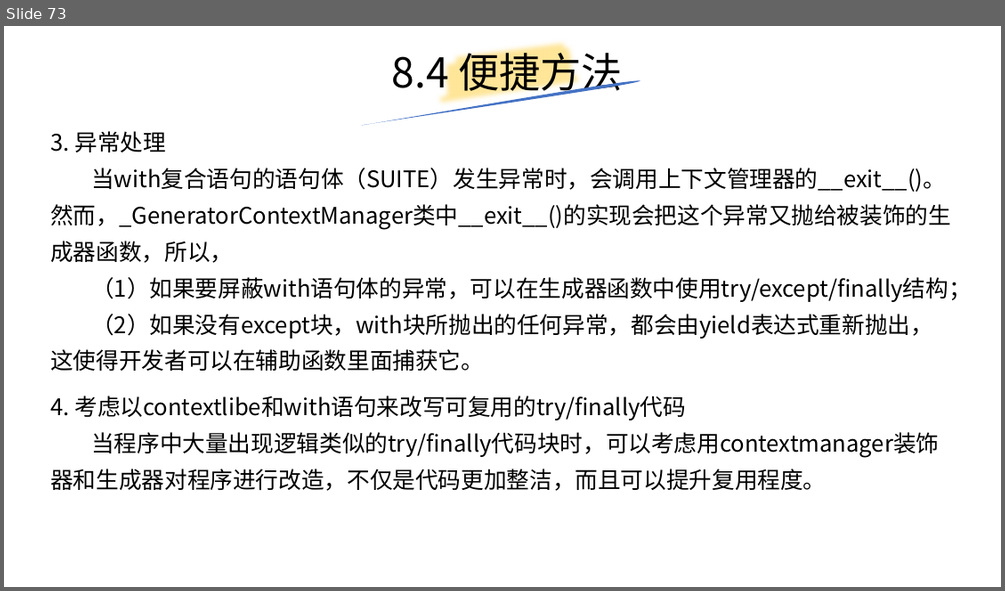
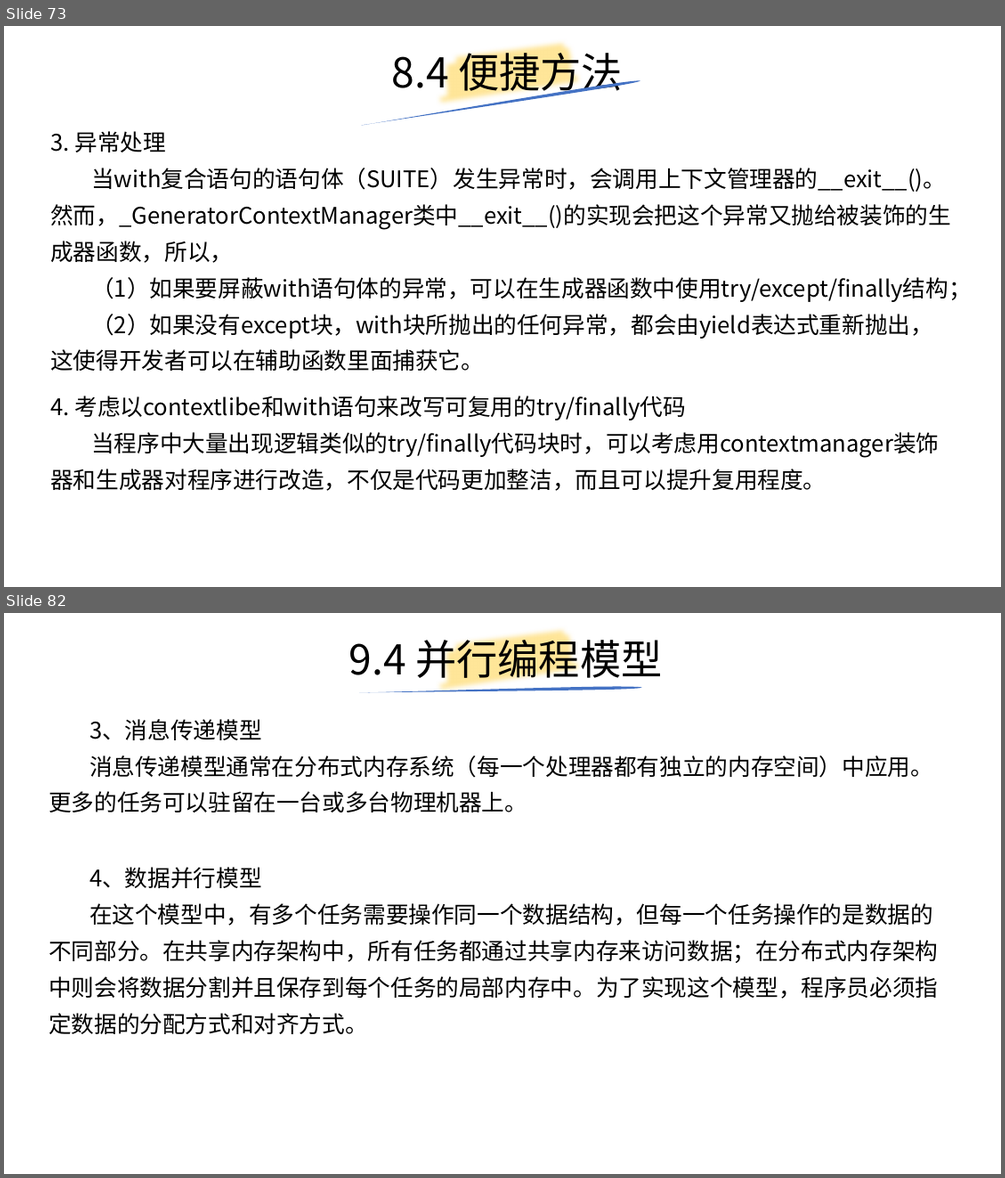
Before and after one commit to yiwenliu/CorePython, a slide deck: PPT/CorePython.pptx. Shown one above the other, each under a label of ours: slide 73 before the commit, slides 73 and 82 after it; the slides between them are not shown. The pictures are 1005x591 and 1005x1178 pixels, drawn with LibreOffice and Linux fonts; fonts in the diff are those of the drawing. Boxes give left, top, right and bottom in pixels: in the first picture for what was removed or moved away, otherwise in the second. Text is boxed around its words. In the diff, an @@ line names an element or a change of style, - is before the commit and + after.

```diff
--- a/PPT/CorePython.pptx
+++ b/PPT/CorePython.pptx
@@ slide 82 added at bbox=[4, 613, 1001, 1174], background #FFFFFF @@
@@ title added at bbox=[349, 633, 662, 685], 39.6 pt, text #000000 @@
+9.4 并行编程模型
@@ freeform shape added at bbox=[435, 613, 588, 712], outline #FFE699 16 pt @@
@@ freeform shape added at bbox=[359, 686, 642, 692], fill #4472C4 @@
@@ text added at bbox=[48, 719, 933, 812], 22 pt, text #000000 @@
+3、消息传递模型
+消息传递模型通常在分布式内存系统（每一个处理器都有独立的内存空间）中应用。更多的任务可以驻留在一台或多台物理机器上。
@@ text added at bbox=[48, 867, 938, 1034], 22 pt, text #000000 @@
+4、数据并行模型
+在这个模型中，有多个任务需要操作同一个数据结构，但每一个任务操作的是数据的不同部分。在共享内存架构中，所有任务都通过共享内存来访问数据；在分布式内存架构中则会将数据分割并且保存到每个任务的局部内存中。为了实现这个模型，程序员必须指定数据的分配方式和对齐方式。
```
Also in this commit, not shown: 4 slides changed, 10 other slides added, 1 other file.
